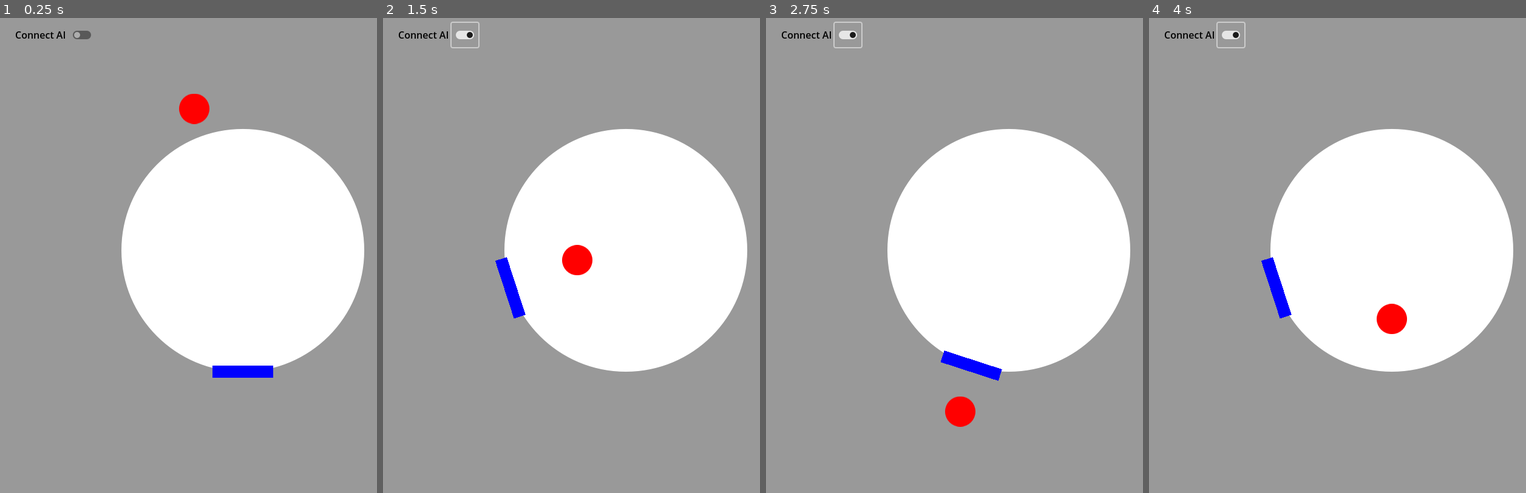
Above: before the commit, frames 1-4 (left to right).
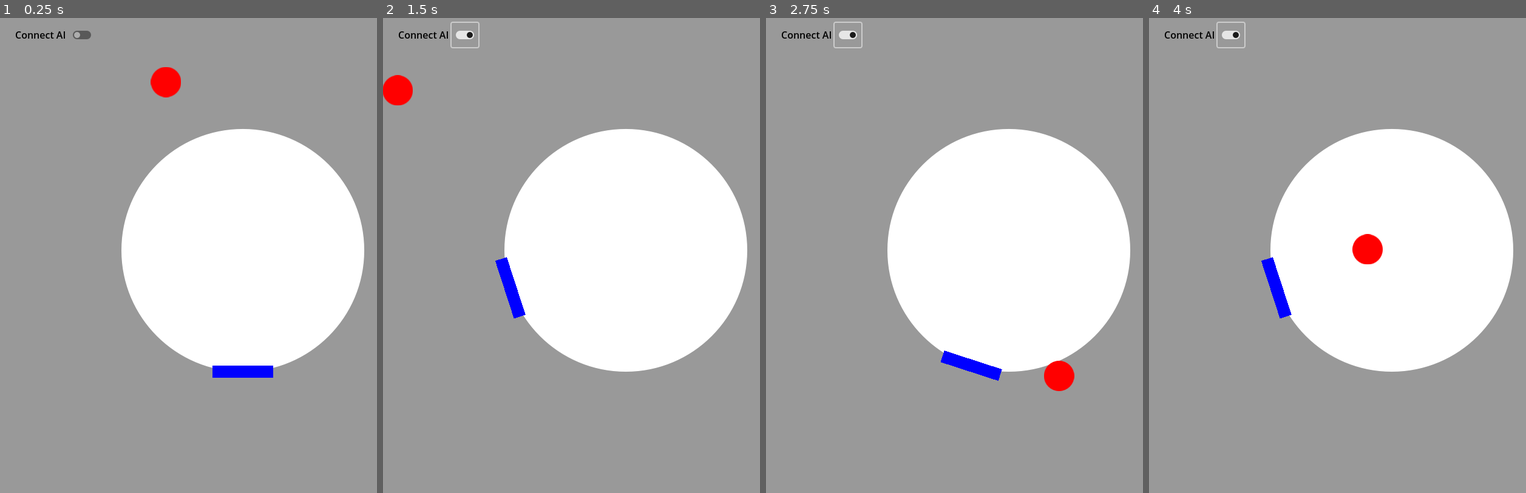
Above: after the commit, the same moments.

Repository: JojiJoseph/Godot-Python-Interface
Game: Godot game, scene res://game.tscn
Same seed, same stepped clock (60 frames per second), same inputs: the game is played once before the commit and once after it.
Inputs (mouse positions are in pixels of both pictures, inside the frame that each line leads up to):
- Up to frame 1 (0.25 s): no input
- Up to frame 2 (1.5 s): click (465, 37) at 0.5 s; hold Right (ui_right) from 1.28 s (still down)
- Up to frame 3 (2.75 s): release Right (ui_right) at 2.03 s; hold Left (ui_left) from 2.03 s (still down)
- Up to frame 4 (4 s): release Left (ui_left) at 2.78 s; hold Right (ui_right) from 2.78 s (still down)

The runs differ from the first frame. In frame 1, 0.8% of the frame differs, in the area x 39-56%, y 10-23%; in frame 2, 0.8%; in frame 3, 0.8%; in frame 4, 0.8%.

Commit message:
Update README and initial velocity of ball

Diff:
--- a/game.gd
+++ b/game.gd
@@ -3,7 +3,7 @@
 var Ball = preload("res://ball.tscn")
 # Called when the node enters the scene tree for the first time.
 func _ready():
-	$Ball.linear_velocity = Vector2(0, 5).normalized()*200
+	$Ball.linear_velocity = Vector2(randf_range(-1,1), randf_range(-1,1)).normalized()*200
 
 
 # Called every physics frame. 'delta' is the elapsed time since the previous frame.
@@ -31,7 +31,7 @@
 	var ball = Ball.instantiate()
 	add_child(ball)
 	ball.position = Vector2(400, 400)
-	ball.linear_velocity = Vector2(0, 5).normalized()*200
+	ball.linear_velocity = Vector2(randf_range(-1,1), randf_range(-1,1)).normalized()*200
 	ball.name = "Ball"
 
 
Not shown, changed: README.md
